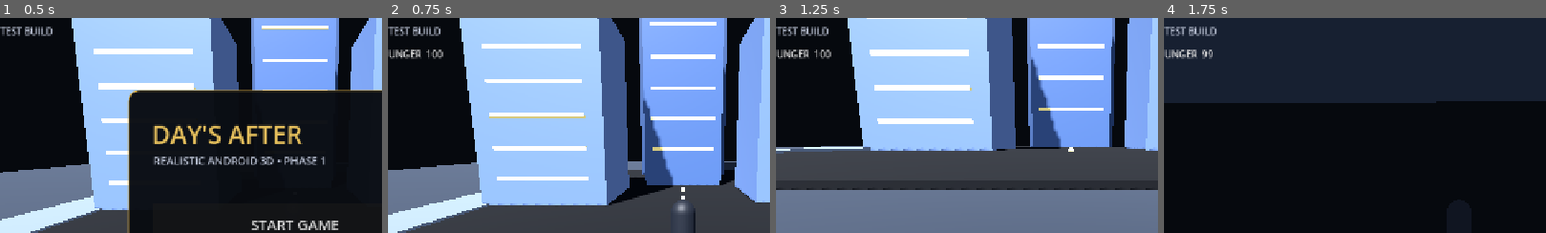
Above: before the commit, frames 1-4 (left to right).
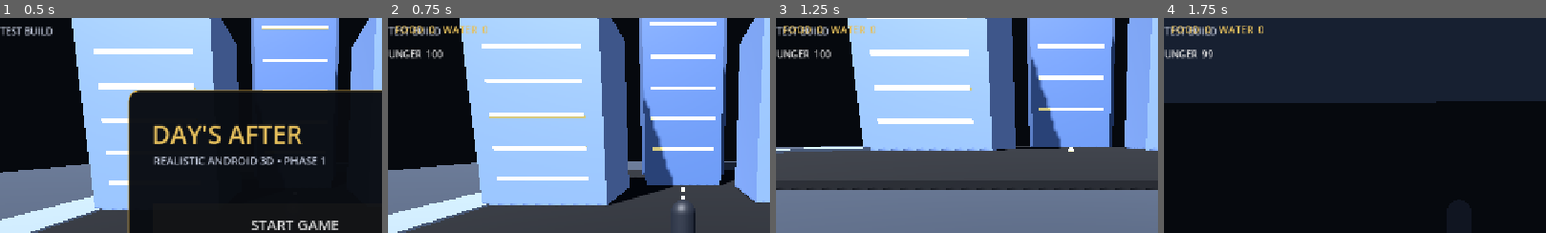
Above: after the commit, the same moments.

Repository: birdsin/Obitrend-Days-After-Godot
Game: Godot game, scene res://scenes/main.tscn
Same seed, same stepped clock (60 frames per second), same inputs: the game is played once before the commit and once after it.
Inputs (mouse positions are % of the whole screen's width and height, from its top left):
- Up to frame 1 (0.5 s): no input
- Up to frame 2 (0.75 s): click "START GAME" at 0.5 s
- Up to frame 3 (1.25 s): no input
- Up to frame 4 (1.75 s): tap Enter at 1.25 s; move the mouse to (72, 45) at 1.27 s; hold D (move_right) from 1.28 s (still down); tap E at 1.35 s; click (72, 45) at 1.42 s
The pictures show only the part of the screen within x 11-61%, y 8-58%; the shares and areas given below are measured in that part.

Frame 1 is identical in both runs. In frame 2, 0.5% of the frame differs, in the area x 2-26%, y 3-8%; in frame 3, 0.5%; in frame 4, 0.5%.

Commit message:
Add food and water survival pickups

Diff:
--- a/scripts/main.gd
+++ b/scripts/main.gd
@@ -24,6 +24,8 @@
 var transition_label: Label
 var search_completed := false
 var supplies_count := 0
+var food_count := 0
+var water_count := 0
 var health := 100.0
 var hunger := 100.0
 var survival_elapsed := 0.0
@@ -98,7 +100,7 @@
     objective_label = Label.new()
     objective_label.name = "Objective"
     objective_label.position = Vector2(24, 24)
-    objective_label.size = Vector2(520, 42)
+    objective_label.size = Vector2(600, 42)
     objective_label.add_theme_font_size_override("font_size", 18)
     objective_label.modulate = Color(0.92, 0.92, 0.92, 1)
     objective_label.text = "OBJECTIVE  •  Find supplies"
@@ -108,10 +110,10 @@
     inventory_label = Label.new()
     inventory_label.name = "Inventory"
     inventory_label.position = Vector2(24, 66)
-    inventory_label.size = Vector2(360, 42)
+    inventory_label.size = Vector2(520, 42)
     inventory_label.add_theme_font_size_override("font_size", 17)
     inventory_label.modulate = Color(0.9, 0.75, 0.36, 1)
-    inventory_label.text = "SUPPLIES  0 / 1"
+    inventory_label.text = "SUPPLIES  0 / 1   FOOD  0   WATER  0"
     inventory_label.visible = false
     $HUD.add_child(inventory_label)
 
@@ -186,7 +188,7 @@
     _update_survival_hud()
 
 func _update_survival_hud() -> void:
-    inventory_label.text = "SUPPLIES  %d / 1" % supplies_count
+    inventory_label.text = "SUPPLIES  %d / 1   FOOD  %d   WATER  %d" % [supplies_count, food_count, water_count]
     if supplies_count >= 1:
         objective_label.text = "OBJECTIVE  •  Supplies secured"
     else:
@@ -260,12 +262,25 @@
 
     if not hit.is_empty():
         var collider = hit.get("collider")
-        if collider is StaticBody3D and collider.name == "SearchObject" and supplies_count < 1:
-            interaction_target = "SEARCH"
-            interact_label.text = "Search desk • Tap INTERACT"
-            interact_label.visible = true
-            mobile_buttons["interact"].visible = true
-            return
+        if collider is StaticBody3D:
+            if collider.name == "SearchObject" and supplies_count < 1:
+                interaction_target = "SEARCH"
+                interact_label.text = "Search desk • Tap INTERACT"
+                interact_label.visible = true
+                mobile_buttons["interact"].visible = true
+                return
+            if collider.name == "FoodObject" and food_count < 1:
+                interaction_target = "FOOD"
+                interact_label.text = "Take food • Tap INTERACT"
+                interact_label.visible = true
+                mobile_buttons["interact"].visible = true
+                return
+            if collider.name == "WaterObject" and water_count < 1:
+                interaction_target = "WATER"
+                interact_label.text = "Take water • Tap INTERACT"
+                interact_label.visible = true
+                mobile_buttons["interact"].visible = true
+                return
 
     if player.global_position.z > 6.5:
         interaction_target = "EXIT"
@@ -280,6 +295,10 @@
         _exit_building()
     elif interaction_target == "SEARCH" and inside_building:
         _search_desk()
+    elif interaction_target == "FOOD" and inside_building:
+        _take_food()
+    elif interaction_target == "WATER" and inside_building:
+        _take_water()
 
 func _search_desk() -> void:
     if supplies_count >= 1:
@@ -305,6 +324,43 @@
     await get_tree().create_timer(1.2).timeout
     transition_label.visible = false
 
+func _take_food() -> void:
+    if food_count >= 1:
+        return
+    food_count = 1
+    interaction_target = ""
+    mobile_buttons["interact"].visible = false
+    _update_survival_hud()
+    _remove_pickup("FoodMesh", "FoodObject")
+    transition_label.text = "FOOD COLLECTED"
+    transition_label.visible = true
+    await get_tree().create_timer(0.9).timeout
+    transition_label.visible = false
+
+func _take_water() -> void:
+    if water_count >= 1:
+        return
+    water_count = 1
+    interaction_target = ""
+    mobile_buttons["interact"].visible = false
+    _update_survival_hud()
+    _remove_pickup("WaterMesh", "WaterObject")
+    transition_label.text = "WATER COLLECTED"
+    transition_label.visible = true
+    await get_tree().create_timer(0.9).timeout
+    transition_label.visible = false
+
+func _remove_pickup(mesh_name: String, body_name: String) -> void:
+    var mesh := interior_root.get_node_or_null(mesh_name)
+    if is_instance_valid(mesh):
+        mesh.visible = false
+    var body := interior_root.get_node_or_null(body_name)
+    if is_instance_valid(body):
+        body.set_deferred("process_mode", Node.PROCESS_MODE_DISABLED)
+        var collision := body.get_node_or_null("CollisionShape3D")
+        if is_instance_valid(collision):
+            collision.set_deferred("disabled", true)
+
 func _enter_building() -> void:
     exterior_player_position = player.global_position
     exterior_camera_yaw = camera_yaw
@@ -378,6 +434,9 @@
     search_body.add_child(search_collision)
     interior_root.add_child(search_body)
 
+    _create_pickup("FoodMesh", "FoodObject", Vector3(-4.5, 0.65, -5.0), Vector3(1.0, 0.8, 1.0), Color(0.62, 0.28, 0.12))
+    _create_pickup("WaterMesh", "WaterObject", Vector3(4.5, 0.7, -5.0), Vector3(0.75, 1.1, 0.75), Color(0.20, 0.42, 0.72))
+
     var light := OmniLight3D.new()
     light.name = "InteriorLight"
     light.position = Vector3(0, 5.0, 0)
@@ -385,6 +444,29 @@
     light.omni_range = 16.0
     light.light_color = Color(1.0, 0.86, 0.62)
     interior_root.add_child(light)
+
+func _create_pickup(mesh_name: String, body_name: String, pos: Vector3, size: Vector3, color: Color) -> void:
+    var mesh := MeshInstance3D.new()
+    mesh.name = mesh_name
+    var box := BoxMesh.new()
+    box.size = size
+    mesh.mesh = box
+    mesh.position = pos
+    var material := StandardMaterial3D.new()
+    material.albedo_color = color
+    material.roughness = 0.55
+    mesh.material_override = material
+    interior_root.add_child(mesh)
+
+    var body := StaticBody3D.new()
+    body.name = body_name
+    body.position = pos
+    var collision := CollisionShape3D.new()
+    var shape := BoxShape3D.new()
+    shape.size = size
+    collision.shape = shape
+    body.add_child(collision)
+    interior_root.add_child(body)
 
 func _add_interior_box(pos: Vector3, size: Vector3, color: Color) -> void:
     var mesh_instance := MeshInstance3D.new()
